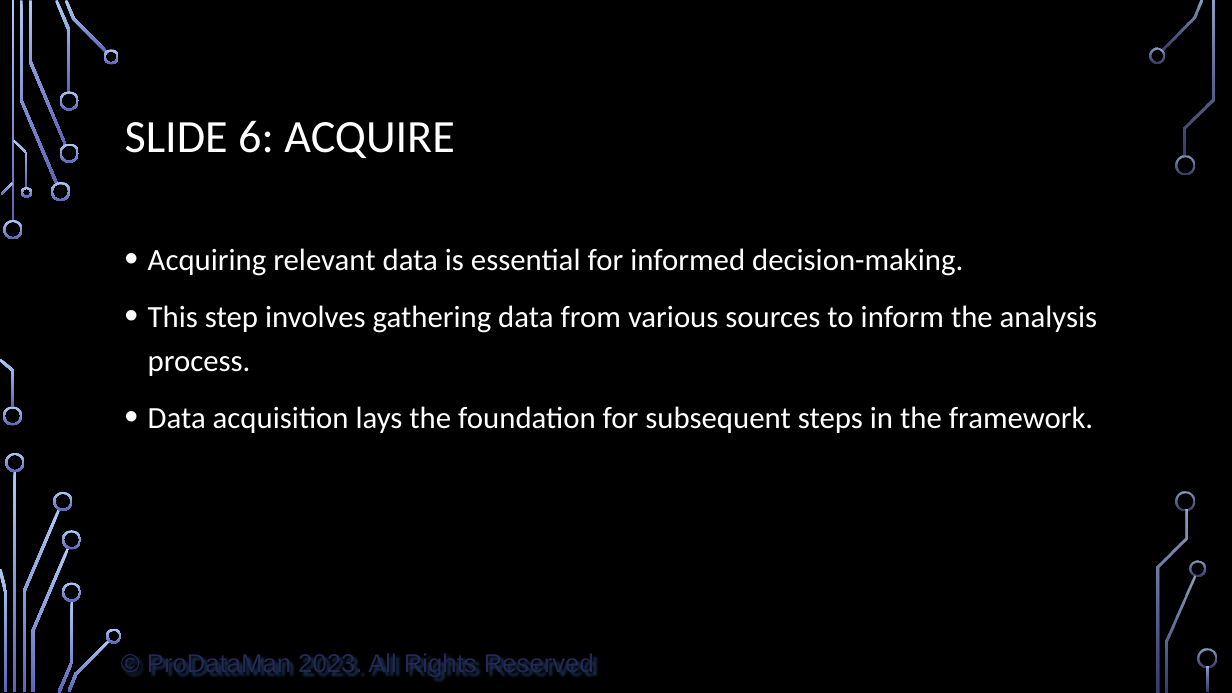
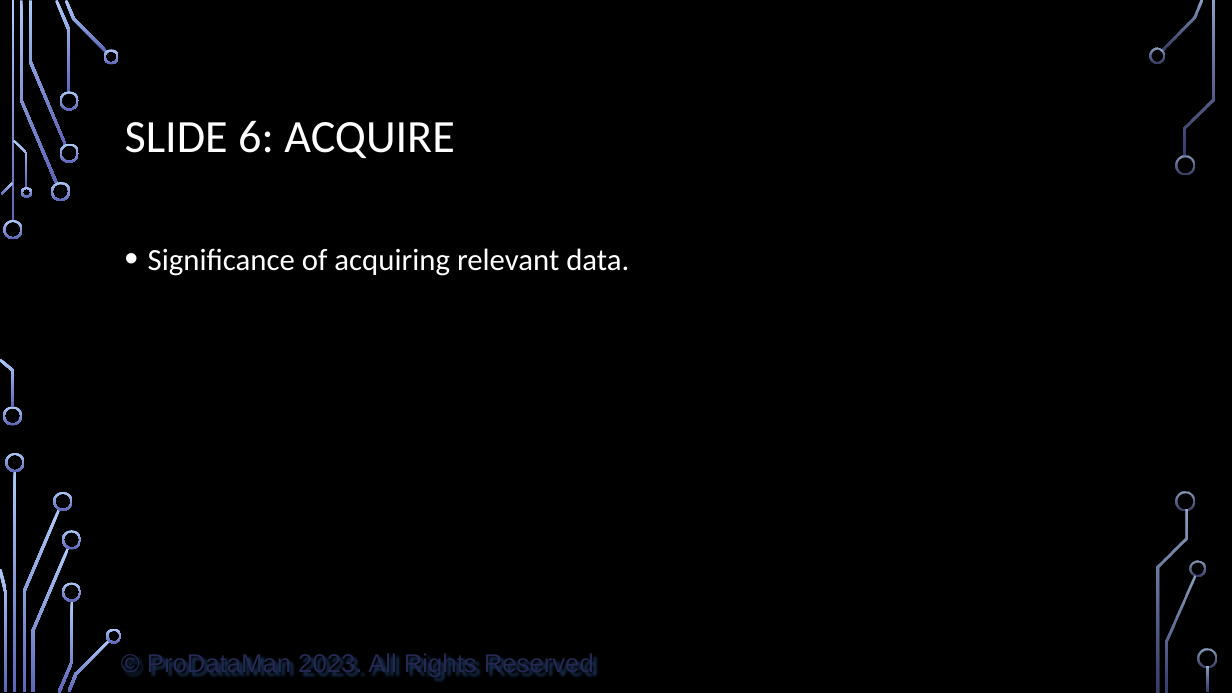
Before and after one commit to ProDataMan/Data-Literacy, a slide deck: slide 7 of Chapter09.pptx. Drawn at 1232x693 pixels with LibreOffice and Linux fonts; fonts in the diff are those of the drawing; background and template pictures are left out. Boxes give left, top, right and bottom in pixels: in the first picture for what was removed or moved away, otherwise in the second. Text is boxed around its words. In the diff, an @@ line names an element or a change of style, - is before the commit and + after.

```diff
--- a/Chapter09.pptx
+++ b/Chapter09.pptx
@@ text at (x1=148, y1=248, x2=629, y2=276): text changed @@
-• Acquiring relevant data is essential for informed decision-making.
-• This step involves gathering data from various sources to inform the analysis process.
-• Data acquisition lays the foundation for subsequent steps in the framework.
+• Significance of acquiring relevant data.
```
Also in this commit, not shown: 12 other slides changed, 1 other file.
